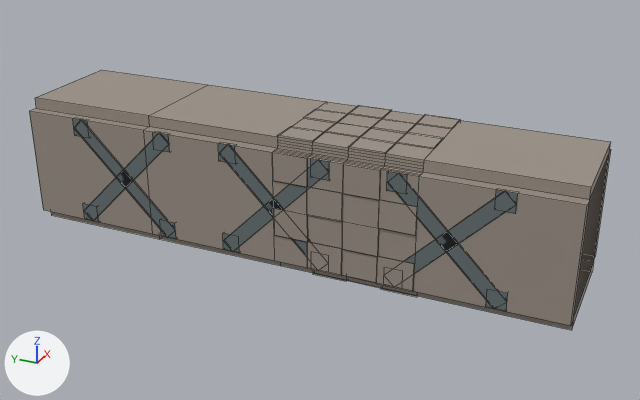
An edit to the Blender file Assets/Blender/Hallway.blend, drawn before and after from the same camera.
Before and after are seen from a camera (50 mm lens) standing at (-13.16, -6.23, 6.28) and looking at (0.0, -0.31, -0.29). The lights are fixed; the arrows at lower left show +X, +Y and +Z. The first picture is the older version. Mesh edges are drawn as thin lines.
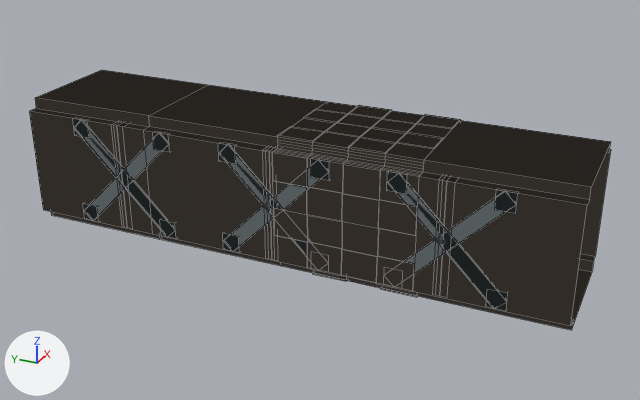
Location of each change, (x1, y1, x2, y2) in pixels of the pictures (640 x 400 px; the box of a moved part takes in the faces that stretch with it):
'OuterShell', reshaped, modifiers changed
    both: (29, 70, 611, 330)
'Pillar.002', shown
    after: (439, 176, 458, 182)
'Pillar.003', shown
    after: (111, 122, 129, 127)
'Pillar.001', shown
    after: (265, 147, 280, 152)
part 1 of me_cube_017, added
    after: (223, 233, 240, 253)
part 2 of me_cube_017, added
    after: (228, 144, 310, 257)
part 3 of me_cube_017, added
    after: (311, 159, 329, 181)
part 4 of me_cube_017, added
    after: (218, 143, 236, 164)
part 5 of me_cube_020, added
    after: (83, 204, 99, 222)
part 6 of me_cube_020, added
    after: (82, 128, 167, 230)
part 7 of me_cube_020, added
    after: (160, 220, 176, 239)
part 8 of me_cube_020, added
    after: (153, 132, 170, 152)
part 9 of me_cube_020, added
    after: (73, 119, 89, 138)
part 10 of me_cube_021, added
    after: (398, 173, 497, 300)
part 11 of me_cube_021, added
    after: (486, 289, 508, 311)
part 12 of me_cube_021, added
    after: (495, 190, 518, 214)
part 13 of me_cube_021, added
    after: (387, 172, 407, 194)
part 14 of me_cube_001, moved or reshaped
    before: (571, 143, 611, 328)
    after: (572, 270, 592, 328)

The change, as a diff of the scene's bpy script:
```diff
--- a/Assets/Blender/Hallway.blend.py
+++ b/Assets/Blender/Hallway.blend.py
@@ me_cube_017 @@
 # used by ob_cube_002; location = (-1.17, 0.85, -0.83); scale = (0.0333, 0.16, 0.16)
-me_cube_017.from_pydata(...)  # 48 vertices, 36 faces; spans x -1.0..1.0, y -11.67..1.0, z -1.07..11.53
+me_cube_017.from_pydata(...)  # 88 vertices, 66 faces; spans x -1.0..1.0, y -11.67..1.0, z -1.07..11.53
+# me_cube_017 part 1: a new loose piece, a box spanning x -1.0..1.0, y -1.0..1.0, z -1.0..1.0, in mat_material_003 (grey #697374)
+# me_cube_017 part 2: the loose piece of 8 vertices spanning x -0.93..-0.03, y -11.61..0.99, z -1.07..11.53 is copied, and the copy is turned -180 degrees about the z axis through its middle; it spans x -0.93..-0.03, y -11.61..0.99, z -1.07..11.53
+# me_cube_017 part 3: a new loose piece, a box spanning x -1.0..1.0, y -11.67..-9.67, z 9.48..11.48, in mat_material_003 (grey #697374)
+# me_cube_017 part 4: a new loose piece, a box spanning x -1.0..1.0, y -1.0..1.0, z 9.48..11.48, in mat_material_003 (grey #697374)
+# other edits to the shape of me_cube_017 do not show in these pictures
 me_cube_017.materials.append(mat_material_003)
@@ me_cube_020 @@
 # used by ob_cube_001; location = (-1.17, 3.85, -0.83); scale = (0.0333, 0.16, 0.16)
-me_cube_020.from_pydata(...)  # 48 vertices, 36 faces; spans x -1.0..1.0, y -11.67..1.0, z -1.07..11.53
+me_cube_020.from_pydata(...)  # 88 vertices, 66 faces; spans x -1.0..1.0, y -11.67..1.0, z -1.07..11.53
+# me_cube_020 part 5: a new loose piece, a box spanning x -1.0..1.0, y -1.0..1.0, z -1.0..1.0, in mat_material_003 (grey #697374)
+# me_cube_020 part 6: the loose piece of 8 vertices spanning x -0.93..-0.03, y -11.61..0.99, z -1.07..11.53 is copied, and the copy is turned -180 degrees about the z axis through its middle; it spans x -0.93..-0.03, y -11.61..0.99, z -1.07..11.53
+# me_cube_020 part 7: a new loose piece, a box spanning x -1.0..1.0, y -11.67..-9.67, z -1.0..1.0, in mat_material_003 (grey #697374)
+# me_cube_020 part 8: a new loose piece, a box spanning x -1.0..1.0, y -11.67..-9.67, z 9.48..11.48, in mat_material_003 (grey #697374)
+# me_cube_020 part 9: a new loose piece, a box spanning x -1.0..1.0, y -1.0..1.0, z 9.48..11.48, in mat_material_003 (grey #697374)
 me_cube_020.materials.append(mat_material_003)
@@ me_cube_021 @@
 # used by ob_cube_003; location = (-1.17, -2.15, -0.83); scale = (0.0333, 0.16, 0.16)
-me_cube_021.from_pydata(...)  # 48 vertices, 36 faces; spans x -1.0..1.0, y -11.67..1.0, z -1.07..11.53
+me_cube_021.from_pydata(...)  # 88 vertices, 66 faces; spans x -1.0..1.0, y -11.67..1.0, z -1.07..11.53
+# me_cube_021 part 10: the loose piece of 8 vertices spanning x -0.93..-0.03, y -11.61..0.99, z -1.07..11.53 is copied, and the copy is turned -180 degrees about the z axis through its middle; it spans x -0.93..-0.03, y -11.61..0.99, z -1.07..11.53
+# me_cube_021 part 11: a new loose piece, a box spanning x -1.0..1.0, y -11.67..-9.67, z -1.0..1.0, in mat_material_003 (grey #697374)
+# me_cube_021 part 12: a new loose piece, a box spanning x -1.0..1.0, y -11.67..-9.67, z 9.48..11.48, in mat_material_003 (grey #697374)
+# me_cube_021 part 13: a new loose piece, a box spanning x -1.0..1.0, y -1.0..1.0, z 9.48..11.48, in mat_material_003 (grey #697374)
+# other edits to the shape of me_cube_021 do not show in these pictures
 me_cube_021.materials.append(mat_material_003)
@@ me_cube_001 @@
 # used by ob_outershell; location = (0.0, 0.0, 0.0); scale = (1.0, 5.0, 1.0)
-me_cube_001.from_pydata(...)  # 383 vertices, 400 faces; spans x -1.22..1.22, y -1.0..1.0, z -1.22..1.22
+me_cube_001.from_pydata(...)  # 390 vertices, 399 faces; spans x -1.22..1.22, y -1.0..1.0, z -1.22..1.22
+# me_cube_001 part 14
+# 9 faces are deleted
+# 7 vertices are added at x -1.0..1.0, y -1.0..-0.5, z -1.2
+# 8 new faces join them
 me_cube_001.materials.append(mat_material_001)
@@ ob_outershell @@
 ob_outershell.scale = (1.0, 5.0, 1.0)
+_m = ob_outershell.modifiers.new('Solidify', 'SOLIDIFY')
+_m.thickness = 0.0
@@ ob_pillar_001 @@
 ob_pillar_001.scale = (0.125, 0.0625, 1.0)
-ob_pillar_001.hide_set(True)
@@ ob_pillar_002 @@
 ob_pillar_002.scale = (0.125, 0.0625, 1.0)
-ob_pillar_002.hide_set(True)
@@ ob_pillar_003 @@
 ob_pillar_003.scale = (0.125, 0.0625, 1.0)
-ob_pillar_003.hide_set(True)
```
